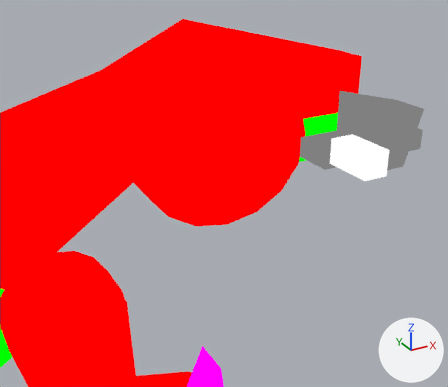
The Blender file assets-source/blender/dinos/iguanodon.blend as it was, and as the next commit left it.
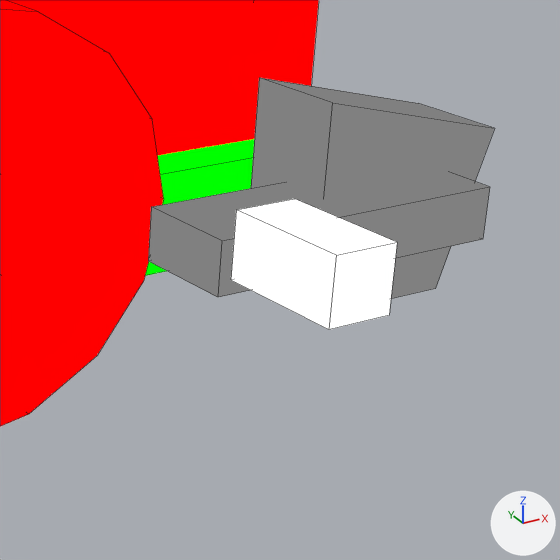
Each version appears first from a 50 mm lens placed at (50.94, -31.3, 31.38), pointed at (60.93, -13.14, 22.3), and next in a close-up on the part from 55% to 100% of the width and 16% to 68% of the height. The axes (+X, +Y, +Z) are drawn at lower right. The lights are the same throughout. The first two pictures are the older version. The close-ups show mesh edges as thin lines.

The older version as bpy lines, for what is in view:
```python
me_dinotycoon_iguanodon_pose0_beak = bpy.data.meshes.new('DinoTycoon_iguanodon_Pose0_beak')
me_dinotycoon_iguanodon_pose0_beak.from_pydata([(71.0, -9.0, 23.5), (75.0, -9.0, 22.5), (74.0, -9.0, 19.5), (71.0, -9.0, 19.5), (71.0, -7.0, 23.5), (75.0, -7.0, 22.5), (74.0, -7.0, 19.5), (71.0, -7.0, 19.5)], [], [(3, 2, 1, 0), (4, 5, 6, 7), (0, 1, 5, 4), (1, 2, 6, 5), (2, 3, 7, 6), (3, 0, 4, 7)])
me_dinotycoon_iguanodon_pose0_beak.materials.append(mat_dinotycoon_role_m)  # grey #808080
me_dinotycoon_iguanodon_pose0_eye = bpy.data.meshes.new('DinoTycoon_iguanodon_Pose0_eye')
me_dinotycoon_iguanodon_pose0_eye.from_pydata(...)  # a box spanning x 65.0..66.0, y -16.0..-14.0, z 23.0..24.0
me_dinotycoon_iguanodon_pose0_eye.materials.append(mat_dinotycoon_role_e)  # white #ffffff
me_dinotycoon_iguanodon_pose0_mouth = bpy.data.meshes.new('DinoTycoon_iguanodon_Pose0_mouth')
me_dinotycoon_iguanodon_pose0_mouth.from_pydata(...)  # a box spanning x 68.0..74.0, y -10.0..-8.0, z 20.8..21.8
me_dinotycoon_iguanodon_pose0_mouth.materials.append(mat_dinotycoon_role_m)  # grey #808080
ob_dinotycoon_iguanodon_pose0_beak = bpy.data.objects.new('DinoTycoon_iguanodon_Pose0_beak', me_dinotycoon_iguanodon_pose0_beak)
ob_dinotycoon_iguanodon_pose0_beak.location = (0.0, 0.0, 0.0)
ob_dinotycoon_iguanodon_pose0_eye = bpy.data.objects.new('DinoTycoon_iguanodon_Pose0_eye', me_dinotycoon_iguanodon_pose0_eye)
ob_dinotycoon_iguanodon_pose0_eye.location = (0.0, 0.0, 0.0)
ob_dinotycoon_iguanodon_pose0_mouth = bpy.data.objects.new('DinoTycoon_iguanodon_Pose0_mouth', me_dinotycoon_iguanodon_pose0_mouth)
ob_dinotycoon_iguanodon_pose0_mouth.location = (0.0, 0.0, 0.0)
# also in view: 'DinoTycoon_iguanodon_Pose0_jaw' at (70.5, -5.0, 20.6); 'DinoTycoon_iguanodon_Pose0_head' at (67.0, -4.0, 23.0); 'DinoTycoon_iguanodon_Pose0_cheek' at (64.5, -6.0, 21.5)
```
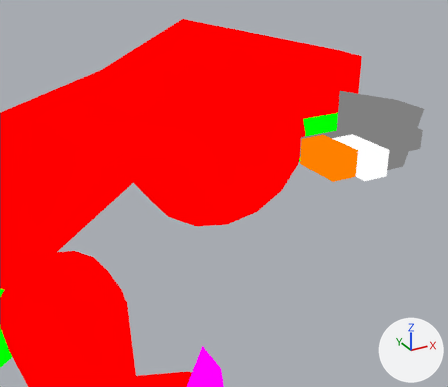
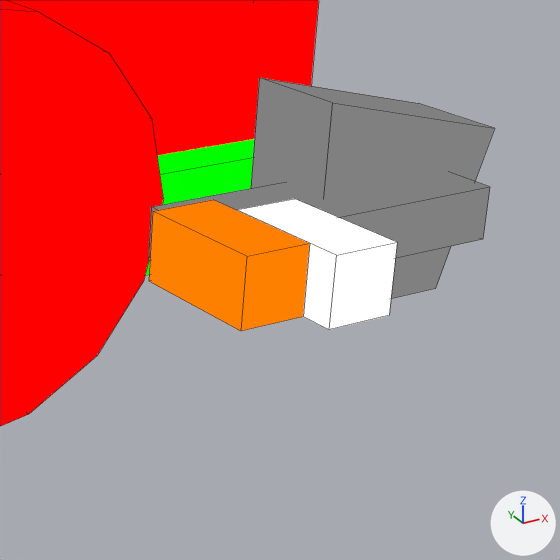
Edits to the bpy script that builds the scene:
```text
Add mat_dinotycoon_role_y:
    mat_dinotycoon_role_y = emission_material('DinoTycoon_Role_Y')
    mat_dinotycoon_role_y.base_color = (1.0, 0.216, 0.0)  # orange #ff8000
Add me_dinotycoon_iguanodon_pose0_eye_white:
    me_dinotycoon_iguanodon_pose0_eye_white.from_pydata(...)  # a box spanning x 64.0..65.0, y -15.5..-13.5, z 23.0..24.0
    me_dinotycoon_iguanodon_pose0_eye_white.materials.append(mat_dinotycoon_role_y)  # orange #ff8000
Add ob_dinotycoon_iguanodon_pose0_eye_white:
    ob_dinotycoon_iguanodon_pose0_eye_white = bpy.data.objects.new('DinoTycoon_iguanodon_Pose0_eye_white', me_dinotycoon_iguanodon_pose0_eye_white)
    ob_dinotycoon_iguanodon_pose0_eye_white.location = (0.0, 0.0, 0.0)
```

Location of each change, [x1, y1, x2, y2] in pixels of the close-ups (560 x 560 px):
'DinoTycoon_iguanodon_Pose0_eye_white', added (orange)
    after: [149, 200, 310, 331]
